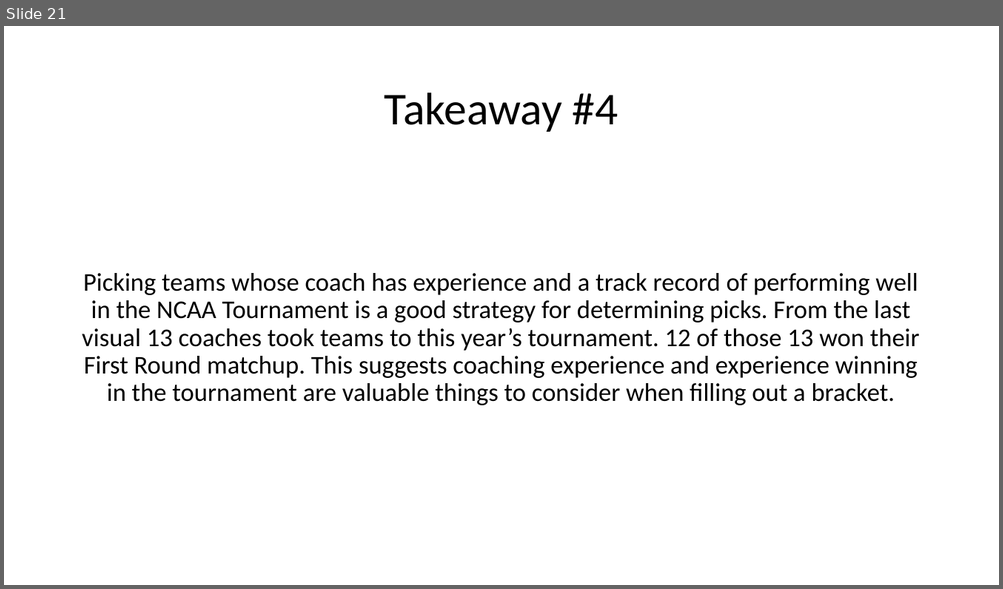
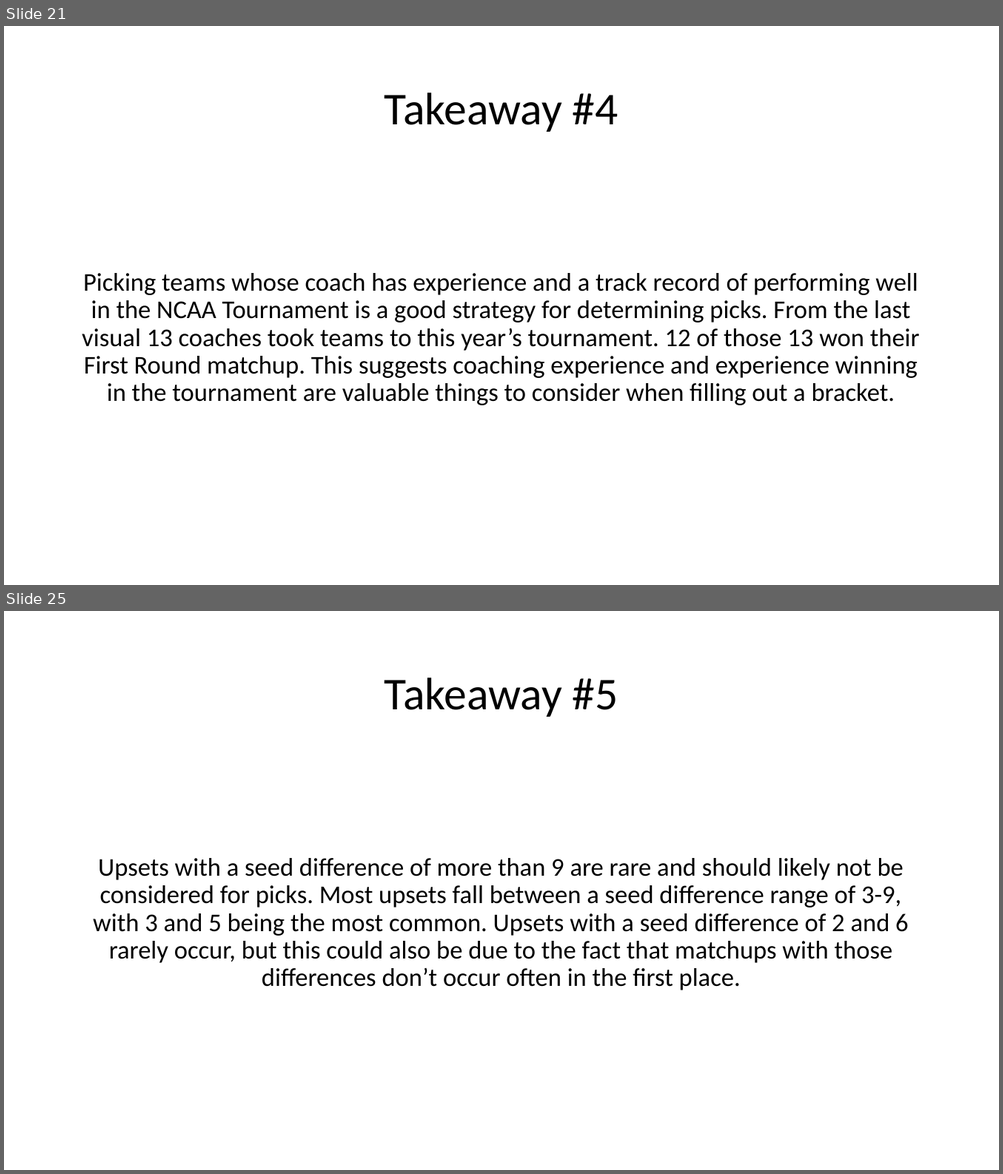
Before and after one commit to glawb45/march_madness_data_viz, a slide deck: MarchMadnessDataViz.pptx. Shown one above the other, each under a label of ours: slide 21 before the commit, slides 21 and 25 after it; the slides between them are not shown. The pictures are 1003x589 and 1003x1174 pixels, drawn with LibreOffice and Linux fonts; fonts in the diff are those of the drawing. Boxes give left, top, right and bottom in pixels: in the first picture for what was removed or moved away, otherwise in the second. Text is boxed around its words. In the diff, an @@ line names an element or a change of style, - is before the commit and + after.

```diff
--- a/MarchMadnessDataViz.pptx
+++ b/MarchMadnessDataViz.pptx
@@ slide 25 added at (4, 611, 999, 1170), background #FFFFFF @@
@@ title added at (384, 678, 618, 717), 44 pt, text #000000 @@
+Takeaway #5
@@ text added at (93, 858, 908, 991), 24.6 pt, text #000000 @@
+Upsets with a seed difference of more than 9 are rare and should likely not be considered for picks. Most upsets fall between a seed difference range of 3-9, with 3 and 5 being the most common. Upsets with a seed difference of 2 and 6 rarely occur, but this could also be due to the fact that matchups with those differences don’t occur often in the first place.
```
Also in this commit, not shown: 11 other slides added.
